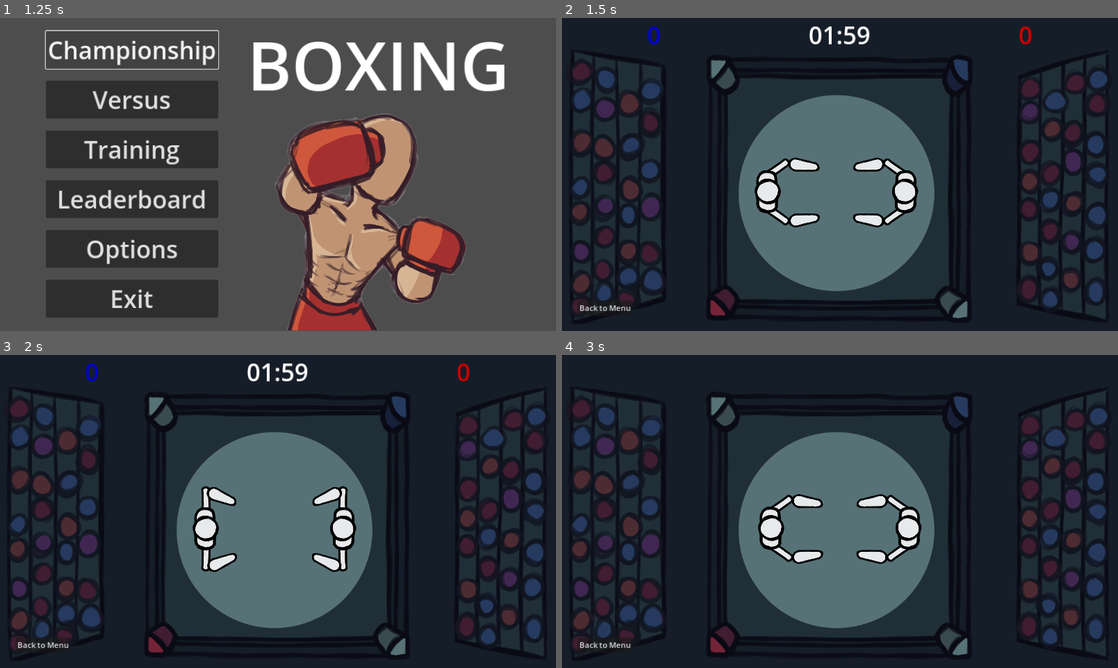
Above: before the commit, frames 1-4 (two rows, left to right).
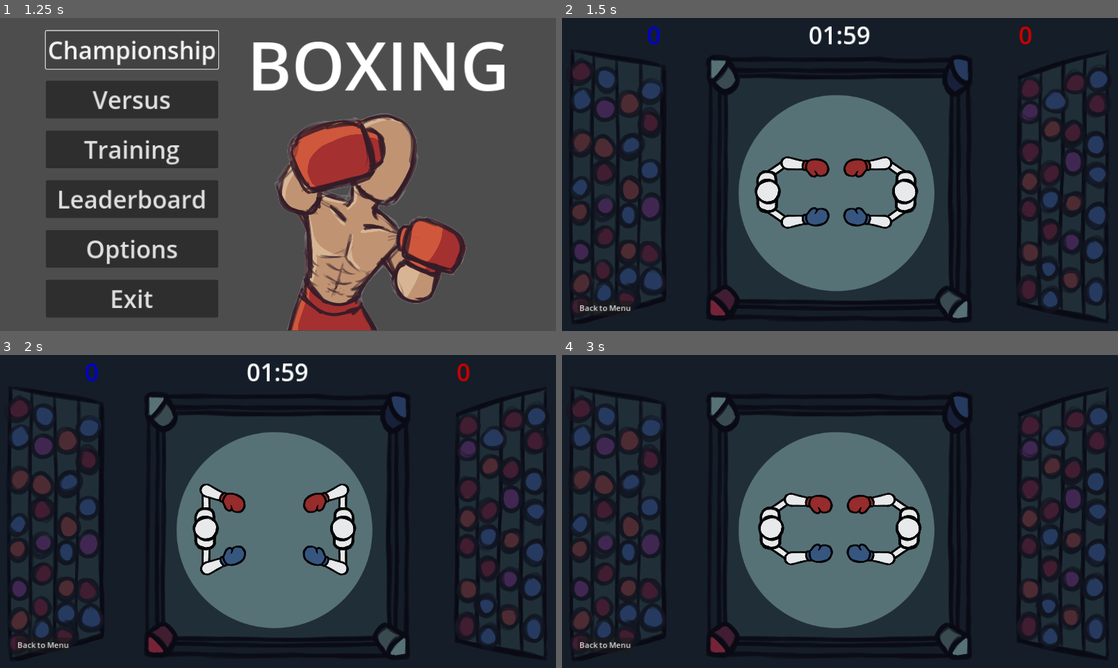
Above: after the commit, the same moments.

Repository: Eefschmeef2310/GDS1-Lab4
Game: Godot game, scene res://scenes/menus/main_menu.tscn
The game is run twice, just before and just after one commit, with the same random seed, the same clock (stepped at 60 frames per second) and the same inputs. The engine's default icon, where the game draws it, is replaced by a stand-in: a white triangle on a blue panel in a dark square.
Inputs:
- Up to frame 1 (1.25 s): click "Championship" at 0.5 s
- Up to frame 2 (1.5 s): click "Versus" at 1.25 s
- Up to frame 3 (2 s): no input
- Up to frame 4 (3 s): click "Back to Menu" at 2 s; click "Training" at 2.75 s

Frame 1 is identical in both runs. In frame 2, 1.3% of the frame differs, in the area x 39-60%, y 44-68%; in frame 3, 1.3%; in frame 4, 1.3%.

Commit message:
removed my boxer image, fixed player sprites

Diff:
--- a/player/player.tscn
+++ b/player/player.tscn
@@ -1,10 +1,11 @@
-[gd_scene load_steps=23 format=3 uid="uid://dhltmqvlc20k7"]
+[gd_scene load_steps=24 format=3 uid="uid://dhltmqvlc20k7"]
 
 [ext_resource type="Script" path="res://player/player.gd" id="1_w5c5t"]
 [ext_resource type="Texture2D" uid="uid://dph8y3qesrc4i" path="res://assets/body.png" id="1_wwu7d"]
 [ext_resource type="Script" path="res://movement_bases/player_movement.gd" id="2_oq0kp"]
 [ext_resource type="Texture2D" uid="uid://conbajqnff32f" path="res://assets/arm.png" id="2_sngc8"]
 [ext_resource type="Texture2D" uid="uid://dymtb3ckobc8e" path="res://assets/hand.png" id="3_gsiok"]
+[ext_resource type="Texture2D" uid="uid://gx4yv7ylj7ue" path="res://assets/glove.png" id="5_b2583"]
 [ext_resource type="Script" path="res://punch_bases/player_punch.gd" id="6_sfrpy"]
 [ext_resource type="Script" path="res://player/auto_rotation.gd" id="7_qfqi1"]
 
@@ -389,7 +390,12 @@
 position = Vector2(0, -93)
 rotation = 1.5708
 texture = ExtResource("3_gsiok")
-offset = Vector2(2.705, -73.27)
+offset = Vector2(2.705, -40)
+
+[node name="Glove" type="Sprite2D" parent="Body/LArm/LHand"]
+self_modulate = Color(0.647059, 0.188235, 0.188235, 1)
+position = Vector2(1.99955, -122)
+texture = ExtResource("5_b2583")
 
 [node name="LeftHitbox" type="Area2D" parent="Body/LArm/LHand"]
 position = Vector2(-0.000452499, -125)
@@ -412,7 +418,13 @@
 position = Vector2(0, -93)
 rotation = -1.5708
 texture = ExtResource("3_gsiok")
-offset = Vector2(2.705, -73.27)
+offset = Vector2(2.705, -40)
+flip_h = true
+
+[node name="Glove" type="Sprite2D" parent="Body/RArm/RHand"]
+self_modulate = Color(0.235294, 0.368627, 0.545098, 1)
+position = Vector2(1.99957, -122)
+texture = ExtResource("5_b2583")
 flip_h = true
 
 [node name="RightHitbox" type="Area2D" parent="Body/RArm/RHand"]
Binary file removed: assets/boxer.png
Not shown, removed: assets/boxer.png.import
